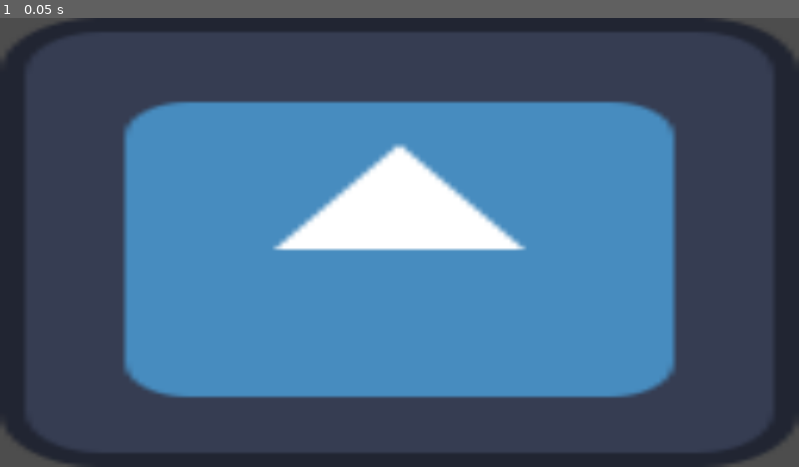
Above: before the commit, frame 1.
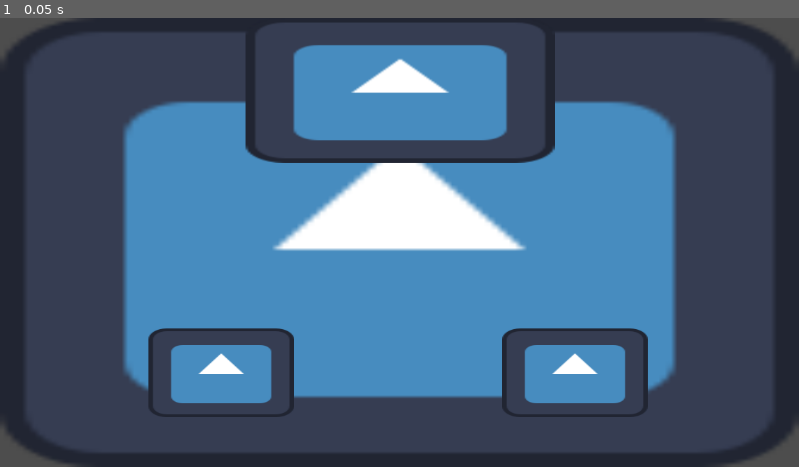
Above: after the commit, the same moment.

Repository: fffussel/MoshMayhem
Game: Godot game, scene res://Scenes/GUI/Menu/MainMenu.tscn
The game is run twice, just before and just after one commit, with the same random seed, the same clock (stepped at 60 frames per second) and the same inputs. The engine's default icon, where the game draws it, is replaced by a stand-in: a white triangle on a blue panel in a dark square.
Inputs:
- Up to frame 1 (0.05 s): no input

The runs differ from the first frame. In frame 1, 11% of the frame differs, in the area x 18-82%, y 1-89%.

Commit message:
add Basic menu button layout for main menu

Diff:
--- a/Scenes/GUI/Menu/MainMenu.tscn
+++ b/Scenes/GUI/Menu/MainMenu.tscn
@@ -30,6 +30,63 @@
 grow_horizontal = 2
 grow_vertical = 2
 
+[node name="Play" type="Control" parent="Menu"]
+layout_mode = 1
+anchor_left = 0.187
+anchor_top = 0.695
+anchor_right = 0.362
+anchor_bottom = 0.88
+offset_left = -1.42401
+offset_top = -2.36005
+offset_right = 6.97598
+offset_bottom = 5.75995
+grow_horizontal = 2
+grow_vertical = 0
+
+[node name="PlayButtonTexture" type="NinePatchRect" parent="Menu/Play"]
+layout_mode = 1
+anchors_preset = 15
+anchor_right = 1.0
+anchor_bottom = 1.0
+grow_horizontal = 2
+grow_vertical = 2
+texture = ExtResource("1_tolxp")
+
+[node name="PlayButton" type="Button" parent="Menu/Play/PlayButtonTexture"]
+layout_mode = 0
+offset_right = 8.0
+offset_bottom = 8.0
+flat = true
+
+[node name="Options" type="Control" parent="Menu"]
+layout_mode = 1
+anchor_left = 0.187
+anchor_top = 0.695
+anchor_right = 0.362
+anchor_bottom = 0.88
+offset_left = 508.576
+offset_top = -2.36005
+offset_right = 516.976
+offset_bottom = 5.75995
+grow_horizontal = 2
+grow_vertical = 0
+
+[node name="OptionsButtonTexture" type="NinePatchRect" parent="Menu/Options"]
+layout_mode = 1
+anchors_preset = 15
+anchor_right = 1.0
+anchor_bottom = 1.0
+grow_horizontal = 2
+grow_vertical = 2
+texture = ExtResource("1_tolxp")
+
+[node name="OptionsButton" type="Button" parent="Menu/Options/OptionsButtonTexture"]
+layout_mode = 0
+offset_left = -510.0
+offset_right = -502.0
+offset_bottom = 8.0
+flat = true
+
 [node name="Title" type="NinePatchRect" parent="."]
 layout_mode = 1
 anchors_preset = 5
@@ -39,3 +96,4 @@
 offset_right = 224.0
 offset_bottom = 209.0
 grow_horizontal = 2
+texture = ExtResource("1_tolxp")
